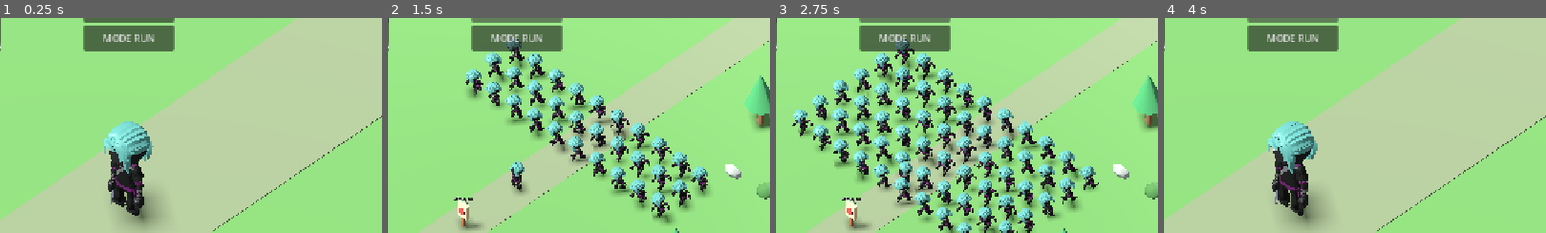
Above: before the commit, frames 1-4 (left to right).
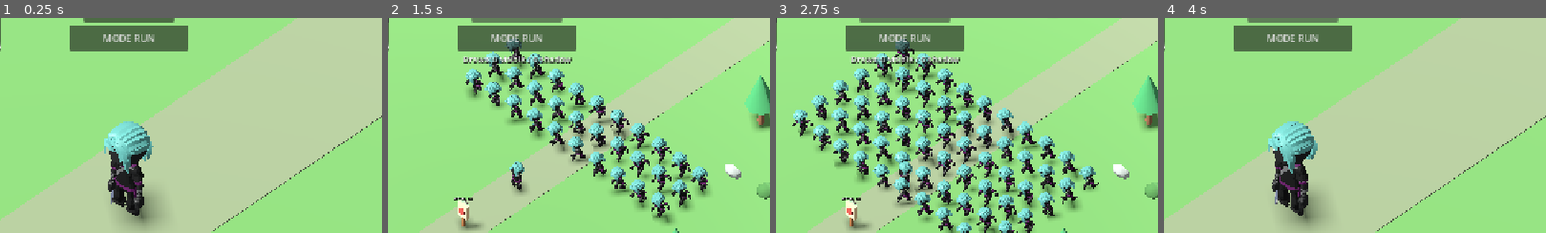
Above: after the commit, the same moments.

Repository: levian47/riskfate-3d-pro
Game: Godot game, scene res://main.tscn
The game is run twice, just before and just after one commit, with the same random seed, the same clock (stepped at 60 frames per second) and the same inputs.
Inputs:
- Up to frame 1 (0.25 s): no input
- Up to frame 2 (1.5 s): click "LOAD 0" at 0.5 s; click "LOAD 10" at 1.25 s
- Up to frame 3 (2.75 s): click "LOAD 30" at 2 s
- Up to frame 4 (4 s): click "LOAD 60" at 2.75 s; click "LOAD 100" at 3.5 s
The pictures show only the part of the screen within x 33-83%, y 12-62%; the shares and areas given below are measured in that part.

The runs differ from the first frame. In frame 1, 0.9% of the frame differs, in the area x 18-50%, y 3-16%; in frame 2, 1.7%; in frame 3, 1.7%, in the area x 18-50%, y 3-22%; in frame 4, 0.9%.

Commit message:
Profile crowded Ninja shadows and display viewport draw calls

Diff:
--- a/main.gd
+++ b/main.gd
@@ -27,6 +27,7 @@
 var crowd_benchmark = CROWD_BENCHMARK.new()
 var crowd_button: Button
 var crowd_mode_button: Button
+var crowd_stats_label: Label
 var animator: AnimationPlayer
 var camera: Camera3D
 var skeleton_debug: MeshInstance3D
@@ -60,6 +61,11 @@
 	fps_update_elapsed += delta
 	if fps_update_elapsed >= 0.5:
 		fps_label.text = "FPS: %d" % Engine.get_frames_per_second()
+		if crowd_stats_label != null and crowd_stats_label.visible:
+			var viewport_rid := get_viewport().get_viewport_rid()
+			var visible_draws := RenderingServer.viewport_get_render_info(viewport_rid, RenderingServer.VIEWPORT_RENDER_INFO_TYPE_VISIBLE, RenderingServer.VIEWPORT_RENDER_INFO_DRAW_CALLS_IN_FRAME)
+			var shadow_draws := RenderingServer.viewport_get_render_info(viewport_rid, RenderingServer.VIEWPORT_RENDER_INFO_TYPE_SHADOW, RenderingServer.VIEWPORT_RENDER_INFO_DRAW_CALLS_IN_FRAME)
+			crowd_stats_label.text = "Draws: %d visible / %d shadow" % [visible_draws, shadow_draws]
 		fps_update_elapsed = 0.0
 
 
@@ -161,6 +167,8 @@
 	camera.size = 40.0 if count > 0 else camera_zoom
 	if crowd_button != null:
 		crowd_button.text = "LOAD %d" % count
+	if crowd_stats_label != null:
+		crowd_stats_label.visible = count > 0
 
 
 func _cycle_crowd_mode() -> void:
@@ -360,12 +368,29 @@
 	crowd_mode_button.text = "MODE RUN"
 	crowd_mode_button.anchor_left = 0.5
 	crowd_mode_button.anchor_right = 0.5
-	crowd_mode_button.offset_left = -76.0
-	crowd_mode_button.offset_right = 76.0
+	crowd_mode_button.offset_left = -100.0
+	crowd_mode_button.offset_right = 100.0
 	crowd_mode_button.offset_top = 102.0
 	crowd_mode_button.offset_bottom = 145.0
 	crowd_mode_button.pressed.connect(_cycle_crowd_mode)
 	canvas.add_child(crowd_mode_button)
+	crowd_stats_label = Label.new()
+	crowd_stats_label.name = "CrowdDrawStats"
+	crowd_stats_label.text = "Draws: -- visible / -- shadow"
+	crowd_stats_label.mouse_filter = Control.MOUSE_FILTER_IGNORE
+	crowd_stats_label.anchor_left = 0.5
+	crowd_stats_label.anchor_right = 0.5
+	crowd_stats_label.offset_left = -150.0
+	crowd_stats_label.offset_right = 150.0
+	crowd_stats_label.offset_top = 149.0
+	crowd_stats_label.offset_bottom = 171.0
+	crowd_stats_label.horizontal_alignment = HORIZONTAL_ALIGNMENT_CENTER
+	crowd_stats_label.add_theme_font_size_override("font_size", 14)
+	crowd_stats_label.add_theme_color_override("font_shadow_color", Color.BLACK)
+	crowd_stats_label.add_theme_constant_override("shadow_offset_x", 1)
+	crowd_stats_label.add_theme_constant_override("shadow_offset_y", 1)
+	crowd_stats_label.visible = false
+	canvas.add_child(crowd_stats_label)
 	if DisplayServer.is_touchscreen_available():
 		# Multiple fingers are handled independently in touch_hud.gd.
 		touch_hud = TOUCH_HUD_SCRIPT.new()
--- a/tests/gameplay_smoke.gd
+++ b/tests/gameplay_smoke.gd
@@ -783,10 +783,13 @@
 	var mode_button := game.get_node_or_null("HUD/CrowdModeButton") as Button
 	if not _require(mode_button != null and mode_button.text == "MODE RUN", "Benchmark profiling mode must start in RUN"):
 		return
+	var draw_stats := game.get_node_or_null("HUD/CrowdDrawStats") as Label
+	if not _require(draw_stats != null and not draw_stats.visible, "Draw call stats must be hidden without a crowd"):
+		return
 	game.call("_cycle_crowd_benchmark") # 10 actors
 	var diagnostics: Array = bench.get("mesh_nodes")
 	var players: Array = bench.get("players")
-	if not _require(players.size() == 10 and (players[0] as AnimationPlayer).is_playing(), "RUN mode must animate benchmark actors"):
+	if not _require(players.size() == 10 and draw_stats.visible and (players[0] as AnimationPlayer).is_playing(), "RUN mode must show draw call counters and animate benchmark actors"):
 		return
 	game.call("_cycle_crowd_mode") # PAUSE: visible static pose
 	if not _require(mode_button.text == "MODE PAUSE" and (diagnostics[0] as MeshInstance3D).visible and not (players[0] as AnimationPlayer).is_playing(), "PAUSE must preserve rendering and stop animations"):
@@ -794,11 +797,17 @@
 	game.call("_cycle_crowd_mode") # HIDE: invisible but animated
 	if not _require(mode_button.text == "MODE HIDE" and not (diagnostics[0] as MeshInstance3D).visible and (players[0] as AnimationPlayer).is_playing(), "HIDE must isolate animation without crowd geometry"):
 		return
-	game.call("_cycle_crowd_mode") # RUN: visible + animated
-	if not _require(mode_button.text == "MODE RUN" and (diagnostics[0] as MeshInstance3D).visible and (players[0] as AnimationPlayer).is_playing(), "RUN must restore benchmark geometry and motion"):
+	var original_shadows: Array = bench.get("original_shadows")
+	game.call("_cycle_crowd_mode") # NO SHADOW: visible and animated, no crowd shadow passes
+	if not _require(mode_button.text == "MODE NO SHADOW" and (diagnostics[0] as MeshInstance3D).visible and (players[0] as AnimationPlayer).is_playing() and (diagnostics[0] as MeshInstance3D).cast_shadow == GeometryInstance3D.SHADOW_CASTING_SETTING_OFF, "NO SHADOW must keep animations and geometry while disabling crowd shadow casting"):
+		return
+	game.call("_cycle_crowd_mode") # RUN: restore visibility, motion and original shadow settings
+	if not _require(mode_button.text == "MODE RUN" and (diagnostics[0] as MeshInstance3D).visible and (players[0] as AnimationPlayer).is_playing() and int((diagnostics[0] as MeshInstance3D).cast_shadow) == int(original_shadows[0]), "RUN must restore geometry, motion and original shadow casting"):
 		return
 	for unused in range(4):
 		game.call("_cycle_crowd_benchmark") # 30/60/100/0
+	if not _require(not draw_stats.visible, "Draw counters must hide when LOAD returns to zero"):
+		return
 	if not _require(is_equal_approx(gameplay_camera.size, 12.0), "Crowd benchmark must restore normal zoom"):
 		return
 	print("Gameplay smoke test passed: independent baked sword resources retain approved poses; active Sweeping, movement, dash, world, training hits, HP and respawn.")
--- a/tests/ninja_crowd_benchmark.gd
+++ b/tests/ninja_crowd_benchmark.gd
@@ -5,12 +5,14 @@
 const COUNTS := [0, 10, 30, 60, 100]
 # RUN: animated + rendered; PAUSE: static pose + rendered;
 # HIDE: animations run but crowd geometry is not rendered.
-const MODES := ["RUN", "PAUSE", "HIDE"]
+# NO SHADOW: same animated/visible crowd, without its shadow passes.
+const MODES := ["RUN", "PAUSE", "HIDE", "NO SHADOW"]
 
 var root: Node3D
 var actors: Array[Node3D] = []
 var mesh_nodes: Array[MeshInstance3D] = []
 var players: Array[AnimationPlayer] = []
+var original_shadows: Array[int] = []
 var count_index := 0
 var mode_index := 0
 
@@ -36,6 +38,7 @@
 		var actor: Node3D = actors.pop_back()
 		mesh_nodes.pop_back()
 		players.pop_back()
+		original_shadows.pop_back()
 		root.remove_child(actor)
 		actor.queue_free()
 	while actors.size() < target:
@@ -65,6 +68,7 @@
 		actors.append(actor)
 		mesh_nodes.append(skinned)
 		players.append(player)
+		original_shadows.append(int(skinned.cast_shadow))
 	_apply_mode()
 
 func cycle_mode() -> String:
@@ -75,6 +79,10 @@
 func _apply_mode() -> void:
 	for i in range(mesh_nodes.size()):
 		mesh_nodes[i].visible = mode_index != 2
+		if mode_index == 3:
+			mesh_nodes[i].cast_shadow = GeometryInstance3D.SHADOW_CASTING_SETTING_OFF
+		else:
+			mesh_nodes[i].cast_shadow = original_shadows[i]
 		var player := players[i]
 		if player == null:
 			continue
@@ -100,4 +108,5 @@
 	actors.clear()
 	mesh_nodes.clear()
 	players.clear()
+	original_shadows.clear()
 	mode_index = 0
Not shown, changed: ROADMAP.md
